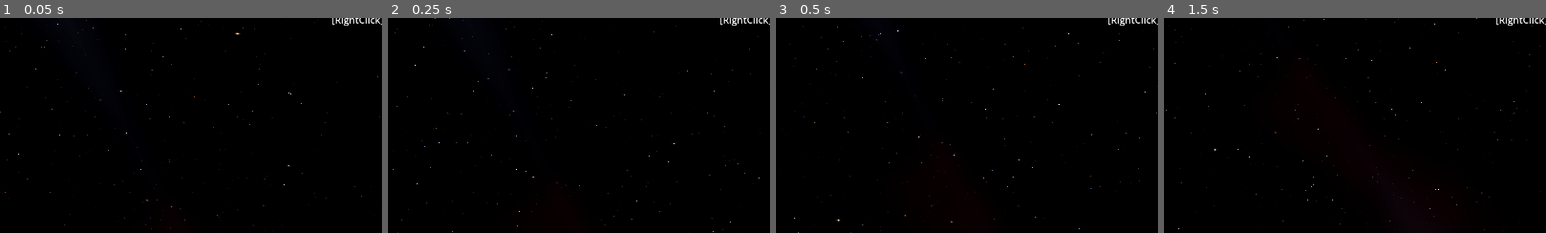
Above: before the commit, frames 1-4 (left to right).
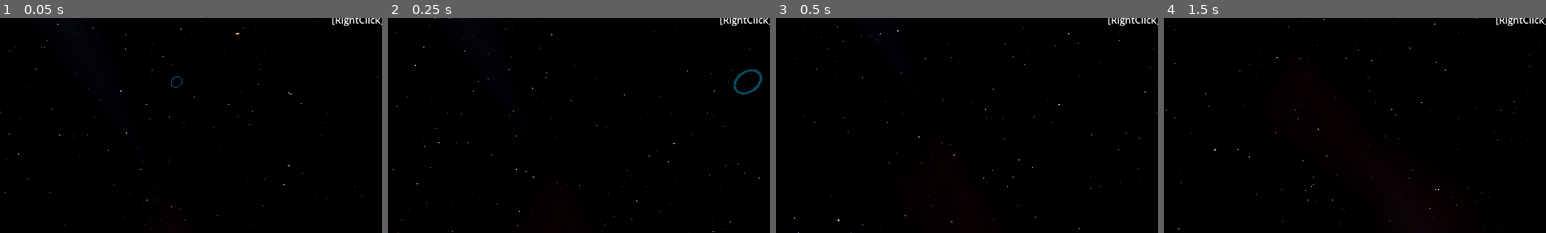
Above: after the commit, the same moments.

Repository: naoki-cpp/Dawn
Game: Godot game, scene res://scenes/main.tscn
Two runs of this game, one before a commit and one after it. Both use one fixed random seed, a clock stepped at 60 frames per second and the inputs below.
Inputs (mouse positions are % of the whole screen's width and height, from its top left):
- Up to frame 1 (0.05 s): no input
- Up to frame 2 (0.25 s): no input
- Up to frame 3 (0.5 s): no input
- Up to frame 4 (1.5 s): tap Enter at 0.5 s; move the mouse to (72, 45) at 0.52 s; tap J at 0.6 s; click (72, 45) at 0.67 s; drag from (30, 55) to (45, 70) at 1.27 s
The pictures show only the part of the screen within x 46-96%, y 35-85%; the shares and areas given below are measured in that part.

The runs differ from the first frame. In frame 1, less than 0.1% of the frame differs, in the area x 44-48%, y 27-33%; in frame 2, 0.2%, in the area x 90-98%, y 24-36%; in frame 3, nothing differs; in frame 4, nothing differs.

Commit message:
feat(dawn-simulation): render jump gates, spawn at return gate, per-sector client view
Make Jump Gate transit feel real end-to-end in the --serve --cluster client:

- Render a glowing ring + label for every gate in the player's current Star
  System (Godot World/Gates node, respawned on StarSystemChanged).
- Spawn the ship next to the gate leading back to the origin Sector after a
  jump, so the player can immediately return (transit.rs entry_pos lookup).
- Filter event broadcast per Sector: a client only receives events from the
  Sector its ship occupies, and gets a fresh InitialState resent on jump so
  stale ships and lock state from the previous Sector are cleared.

This fixes the symptom where a locked enemy appeared to "follow" the player
across systems: the transit was real, but the client was never told to drop
the old Sector's ships/lock.

Co-Authored-By: Claude Opus 4.8 <noreply@anthropic.com>

Diff:
--- a/client/scenes/main.tscn
+++ b/client/scenes/main.tscn
@@ -27,6 +27,8 @@
 shadow_enabled = true
 
 [node name="Ships" type="Node3D" parent="World"]
+
+[node name="Gates" type="Node3D" parent="World"]
 
 [node name="HUD" type="CanvasLayer" parent="."]
 
--- a/client/scripts/main.gd
+++ b/client/scripts/main.gd
@@ -14,6 +14,7 @@
 
 @onready var _connection  : Node        = $Connection
 @onready var _ships_root  : Node3D      = $World/Ships
+@onready var _gates_root  : Node3D      = $World/Gates
 @onready var _stats_label : Label       = $HUD/StatsLabel
 @onready var _cap_label   : Label       = $HUD/CapLabel
 @onready var _cap_bar     : ProgressBar = $HUD/CapBar
@@ -111,6 +112,7 @@
 	_build_duel_result_overlay()
 	_setup_cap_bar()
 	_update_hud()
+	_spawn_gate_markers()
 
 func _process(delta: float) -> void:
 	_update_gate_proximity()
@@ -119,6 +121,47 @@
 		if _jump_notice_timer <= 0.0:
 			_jump_notice = ""
 	_update_hud()
+
+## Spawns a visual marker for every Jump Gate in the player's current Star
+## System (ADR-0009). Re-run on Star System change to swap markers.
+func _spawn_gate_markers() -> void:
+	for child: Node in _gates_root.get_children():
+		child.queue_free()
+
+	for gate: Variant in JUMP_GATES:
+		var g: Dictionary = gate as Dictionary
+		if (g.get("from_system", "") as String) != _current_system_name:
+			continue
+		var gate_pos: Vector3 = g.get("position", Vector3.ZERO) as Vector3
+		var radius  : float   = g.get("activation_radius", 0.0) as float
+
+		var marker: Node3D = Node3D.new()
+		marker.position = Vector3(gate_pos.x, gate_pos.y, -gate_pos.z) * WORLD_SCALE
+		_gates_root.add_child(marker)
+
+		var ring: MeshInstance3D = MeshInstance3D.new()
+		var torus: TorusMesh = TorusMesh.new()
+		torus.inner_radius = radius * WORLD_SCALE * 0.85
+		torus.outer_radius = radius * WORLD_SCALE
+		var mat: StandardMaterial3D = StandardMaterial3D.new()
+		mat.albedo_color    = Color(0.2, 0.8, 1.0, 0.35)
+		mat.emission_enabled = true
+		mat.emission        = Color(0.2, 0.8, 1.0)
+		mat.emission_energy_multiplier = 1.5
+		mat.transparency    = BaseMaterial3D.TRANSPARENCY_ALPHA
+		mat.shading_mode    = BaseMaterial3D.SHADING_MODE_UNSHADED
+		ring.mesh     = torus
+		ring.material_override = mat
+		ring.rotation_degrees = Vector3(90.0, 0.0, 0.0)
+		marker.add_child(ring)
+
+		var label: Label3D = Label3D.new()
+		label.text             = "Gate #%d -> %s" % [g.get("gate_id", -1) as int, g.get("to_system", "") as String]
+		label.position         = Vector3(0.0, radius * WORLD_SCALE * 0.3, 0.0)
+		label.billboard        = BaseMaterial3D.BILLBOARD_ENABLED
+		label.no_depth_test    = true
+		label.modulate         = Color(0.2, 0.8, 1.0)
+		marker.add_child(label)
 
 ## Tracks whether the player ship is within activation range of a Jump Gate
 ## (ADR-0009). Distance is computed in server units (Godot units / WORLD_SCALE).
@@ -320,6 +363,7 @@
 		_current_system_name = to_name
 		_jump_notice         = "Entered %s system" % to_name
 		_jump_notice_timer   = 3.0
+		_spawn_gate_markers()
 
 func _on_connection_changed(connected: bool) -> void:
 	if not connected:
Not shown, changed: crates/dawn-simulation/src/main.rs
Not shown, changed: crates/dawn-simulation/src/transit.rs
